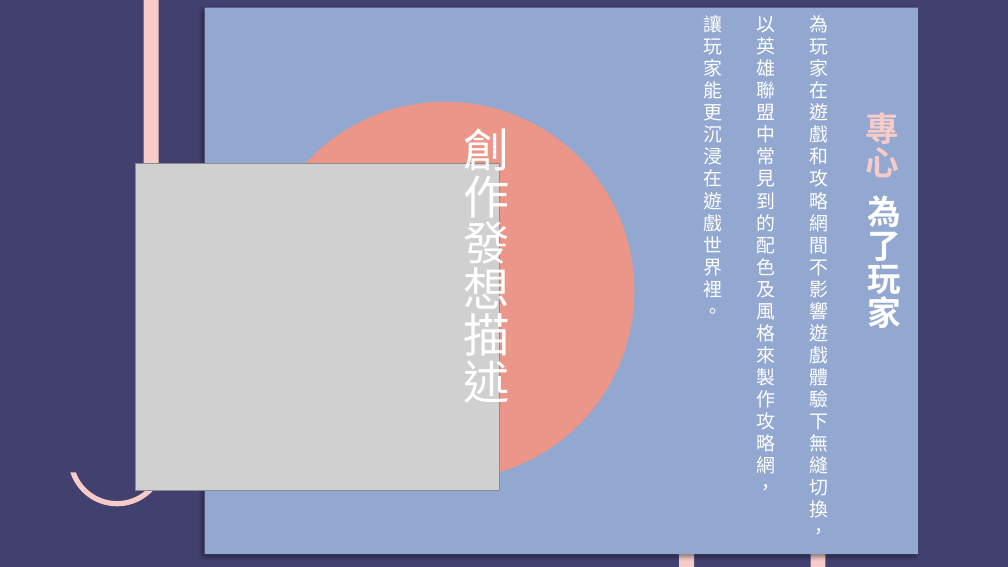
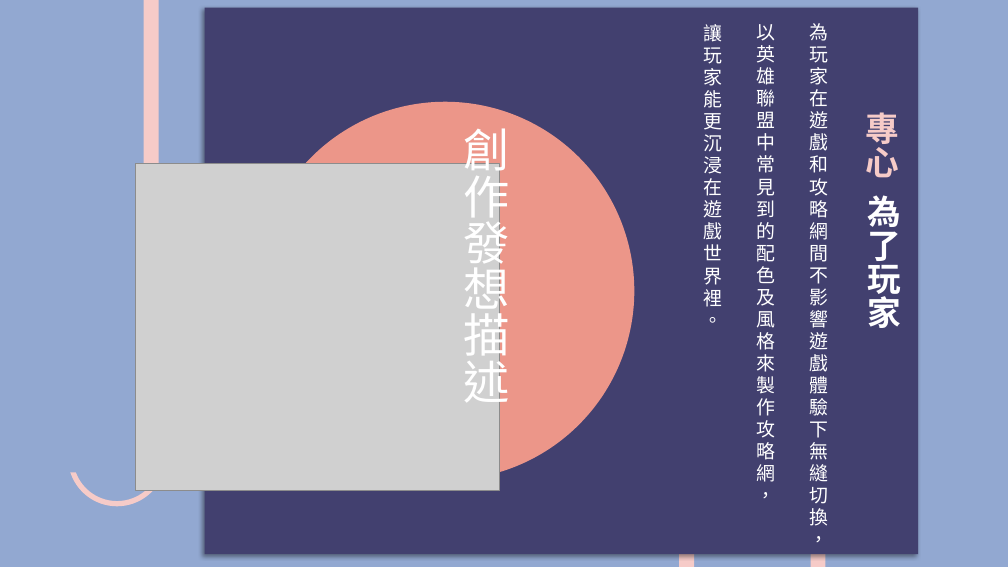
Before and after one commit to leonasdev/WebMidProject, a slide deck: slide 13 of 期末報告企畫書.pptx. Drawn at 1008x567 pixels with LibreOffice and Linux fonts; fonts in the diff are those of the drawing; grey boxes stand for pictures. Boxes give left, top, right and bottom in pixels: in the first picture for what was removed or moved away, otherwise in the second. Text is boxed around its words. In the diff, an @@ line names an element or a change of style, - is before the commit and + after.

```diff
--- a/期末報告企畫書.pptx
+++ b/期末報告企畫書.pptx
@@ background #42406F to #92A8D1 @@
@@ rectangle at box(205, 8, 919, 554): fill #92A8D1 to #42406F @@
@@ 3 texts: place and size @@
-3 texts at box(703, 15, 828, 518)
+3 texts at box(703, 23, 828, 526)
@@ rectangle at box(28, 380, 197, 472): fill #42406F to #92A8D1 @@
```
Also in this commit, not shown: 17 other slides changed.
